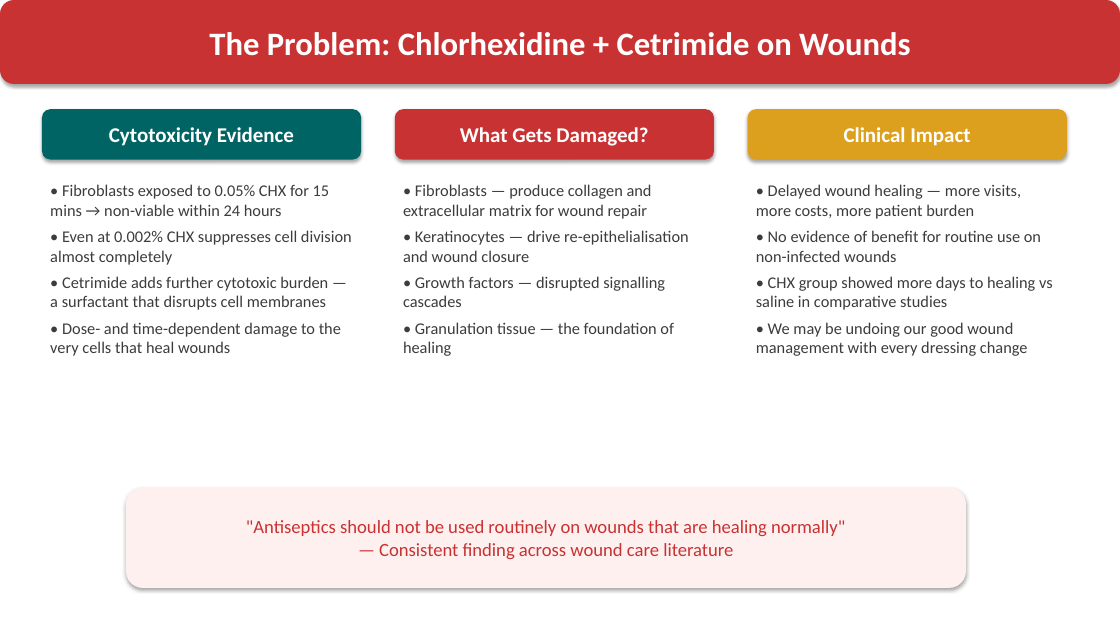
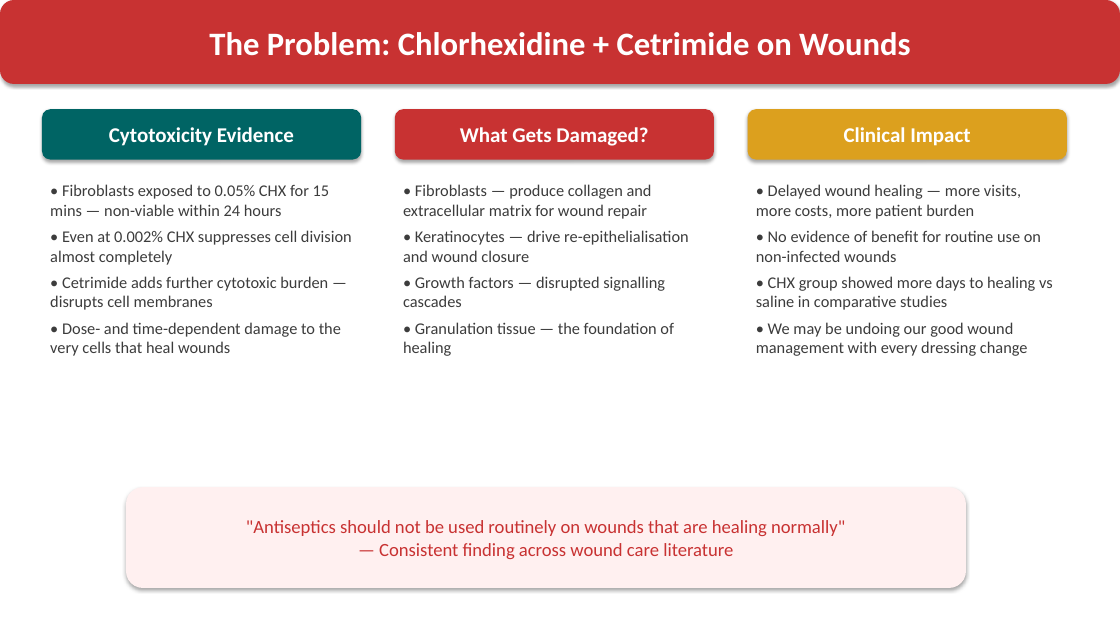
Before and after one commit to micjhowell-source/BeatLab, a slide deck: slide 5 of Wound_Cleansing_Presentation.pptx (slide 3 before the commit). Drawn at 1120x630 pixels with LibreOffice and Linux fonts; fonts in the diff are those of the drawing. Boxes give left, top, right and bottom in pixels: in the first picture for what was removed or moved away, otherwise in the second. Text is boxed around its words. In the diff, an @@ line names an element or a change of style, - is before the commit and + after.

```diff
--- a/Wound_Cleansing_Presentation.pptx
+++ b/Wound_Cleansing_Presentation.pptx
@@ text at [50,184,330,216]: text changed @@
-• Fibroblasts exposed to 0.05% CHX for 15 mins → non-viable within 24 hours
+• Fibroblasts exposed to 0.05% CHX for 15 mins — non-viable within 24 hours
@@ text at [50,276,328,310]: text changed @@
-• Cetrimide adds further cytotoxic burden — a surfactant that disrupts cell membranes
+• Cetrimide adds further cytotoxic burden — disrupts cell membranes
```
Also in this commit, not shown: 4 other slides changed, 3 slides added, 1 other file.
